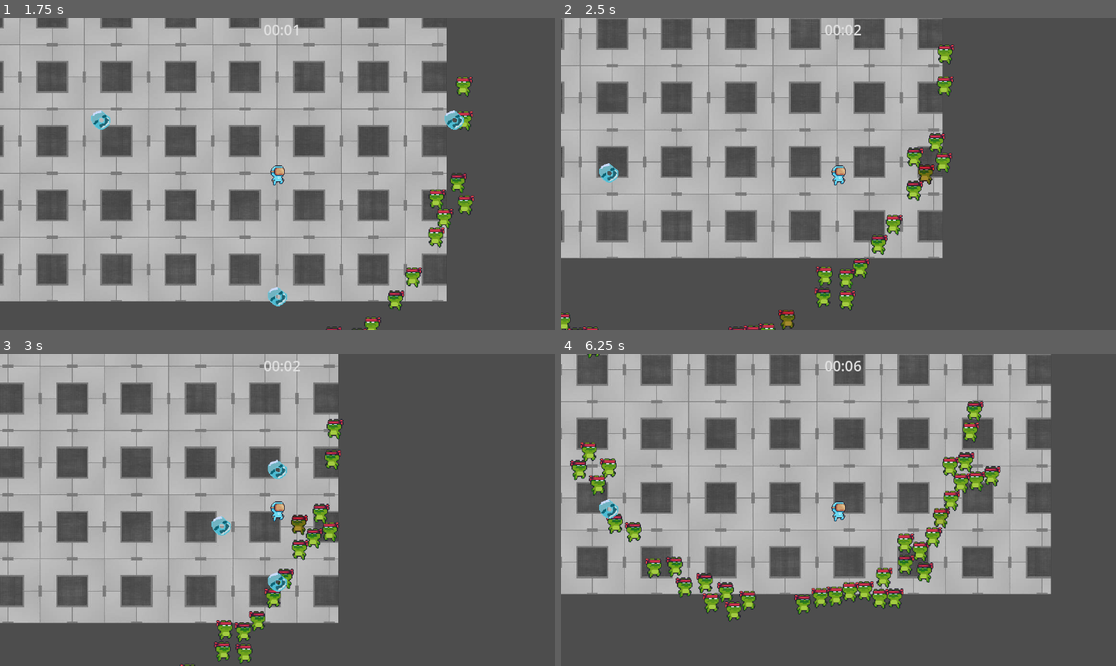
Above: before the commit, frames 1-4 (two rows, left to right).
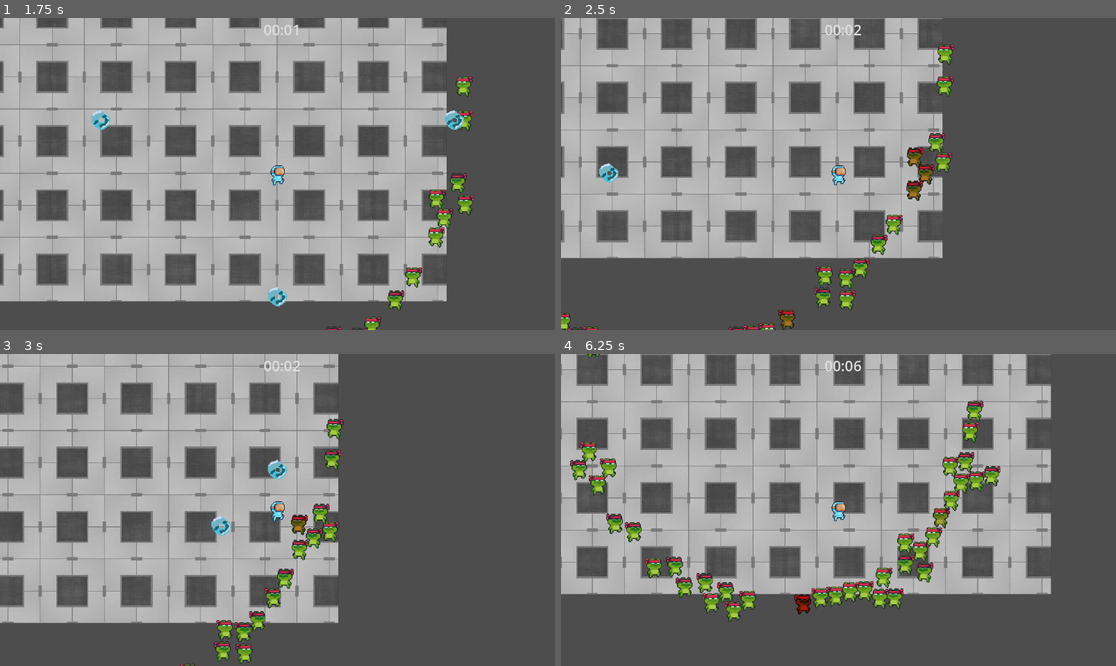
Above: after the commit, the same moments.

Repository: AlexandruPites/IterationX
Game: Godot game, scene res://main.tscn
Two runs of this game, one before a commit and one after it. Both use one fixed random seed, a clock stepped at 60 frames per second and the inputs below.
Inputs (mouse positions are in pixels of both pictures, inside the frame that each line leads up to):
- Up to frame 1 (1.75 s): tap Enter at 0.5 s; move the mouse to (399, 158) at 0.52 s; hold D (right) 0.53-1.28 s; click (399, 158) at 0.6 s; move the mouse to (166, 189) at 1.27 s; hold S (down) from 1.28 s (still down); click (166, 189) at 1.35 s
- Up to frame 2 (2.5 s): move the mouse to (894, 105) at 2.02 s; release S (down) at 2.03 s; hold D (right) from 2.03 s (still down); click (894, 105) at 2.1 s
- Up to frame 3 (3 s): move the mouse to (249, 572) at 2.77 s; release D (right) at 2.78 s; hold W (up) from 2.78 s (still down); click (249, 572) at 2.85 s
- Up to frame 4 (6.25 s): move the mouse to (1005, 556) at 3.52 s; release W (up) at 3.53 s; hold A (left) 3.53-5.03 s; click (1005, 556) at 3.6 s; move the mouse to (672, 463) at 4.27 s; click (672, 463) at 4.35 s; move the mouse to (866, 510) at 5.02 s; hold S (down) 5.03-5.78 s; click (866, 510) at 5.1 s; move the mouse to (755, 432) at 5.77 s; hold D (right) from 5.78 s (still down); click (755, 432) at 5.85 s

Frame 1 is identical in both runs. In frame 2, 0.2% of the frame differs, in the area x 40-66%, y 41-96%; in frame 3, 0.2%; in frame 4, 0.3%, in the area x 6-69%, y 46-84%.

Commit message:
fixed collider 4-way

Diff:
--- a/scenes/weapons/4-way.tscn
+++ b/scenes/weapons/4-way.tscn
@@ -4,6 +4,7 @@
 [ext_resource type="Texture2D" uid="uid://fx4wdtrlkclp" path="res://images/Sprite-0001.png" id="2_8g8h7"]
 
 [sub_resource type="CircleShape2D" id="CircleShape2D_jc1uu"]
+radius = 21.0
 
 [node name="4-way" type="Area2D"]
 script = ExtResource("1_3byp6")
@@ -17,6 +18,7 @@
 texture = ExtResource("2_8g8h7")
 
 [node name="CollisionShape2D" type="CollisionShape2D" parent="."]
+position = Vector2(-1, -1)
 shape = SubResource("CircleShape2D_jc1uu")
 
 [connection signal="body_entered" from="." to="." method="_on_body_entered"]
